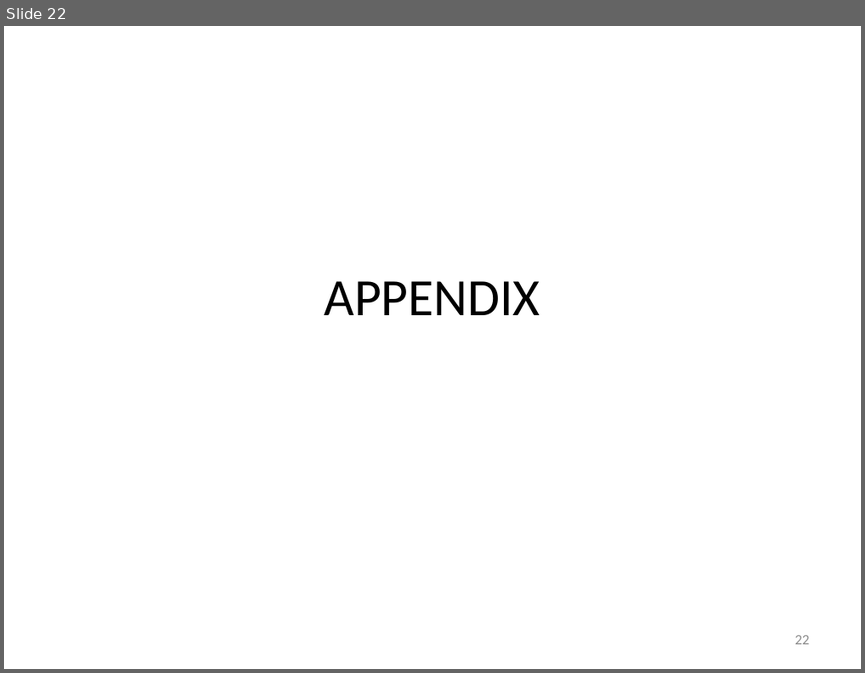
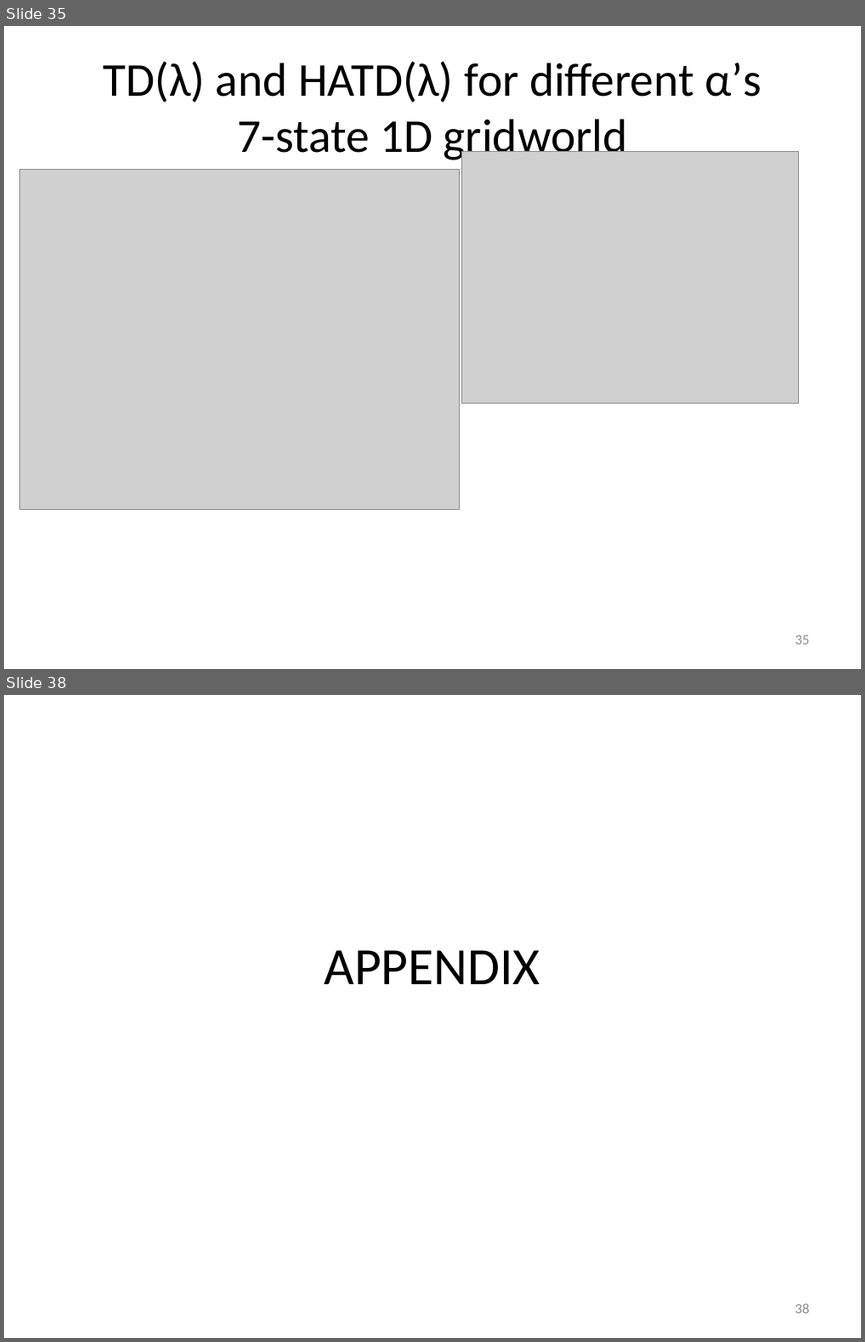
Before and after one commit to mastropi/RL, a slide deck: RL-001-MemoryManagement/results/202005May20-TestsTDLambda&AdaptiveTDLambda-1DGridworld.pptx. Shown one above the other, each under a label of ours: slide 22 before the commit, slides 35 and 38 after it; the slides between them are not shown. The pictures are 865x673 and 865x1342 pixels, drawn with LibreOffice and Linux fonts; fonts in the diff are those of the drawing; grey boxes stand for pictures. Boxes give left, top, right and bottom in pixels: in the first picture for what was removed or moved away, otherwise in the second. Text is boxed around its words. In the diff, an @@ line names an element or a change of style, - is before the commit and + after.

Commit message:
[TD] Sutton pag. 295: Analysis of TD(lambda) vs. fixed alpha + housekeeping
The analysis of TD(lambda) that reproduces the plot of the RMSE in the 19-state 1D gridworld presented in Sutton 2018, pag. 295 is implemented at the end of simu_lambdas.py.

The plots for different lambda_max choices in ATD(Lambda) and HATD(Lambda) were added to the presentation '202005May20-TestsTDLambda&AdaptiveTDLambda_1DGridworld.pptx' at the end of section "Results of experiments run in Apr-2022".

Housekeeping activities:
- Renamed the possible values of enum AdaptiveLambdaType to more natural names: ATD instead of FULL and HATD instead of HOMOGENEOUS. This also facilitates showing the legend in the aforementioned plot so that we can directly refer to the name of the AdaptiveLambdaType enum.

- In simulators.py:
  - In run(), plots of the evolution of lambda values with episodes are now produced only when `plot=True`. This avoids the creation of SOOO MANY plots when running a set of experiments which filled up the stack of generated figures! (making the analysis of the plots of interest more difficult).
  - In simulate(), the calculation of the standard error of the RMSE values at the end of each episode and at the end of the experiment was fixed by avoiding sqrt( "negative value" ) which occurred a few times, namely when the difference (SS - n*mu^2) yielded a slightly negative number, e.g. ~ -1E-16.

```diff
--- a/RL-001-MemoryManagement/results/202005May20-TestsTDLambda&AdaptiveTDLambda-1DGridworld.pptx
+++ b/RL-001-MemoryManagement/results/202005May20-TestsTDLambda&AdaptiveTDLambda-1DGridworld.pptx
@@ slide 35 added at <box>4,26,861,669</box>, background #FFFFFF @@
@@ title added at <box>103,61,761,164</box>, 39.6 pt, text #000000 @@
+TD(λ) and HATD(λ) for different α’s
+7-state 1D gridworld
@@ picture added at <box>461,152,799,403</box> @@
@@ picture added at <box>19,170,459,510</box> @@
@@ page number added at <box>794,635,809,644</box>, 12 pt, text #8C8C8C @@
+35
@@ what was slide 22 is now slide 38 @@
@@ page number at <box>794,1303,809,1313</box>: text changed @@
-22
+38
```
Also in this commit, not shown: 3 slides changed, 15 other slides added, 4 other files.
